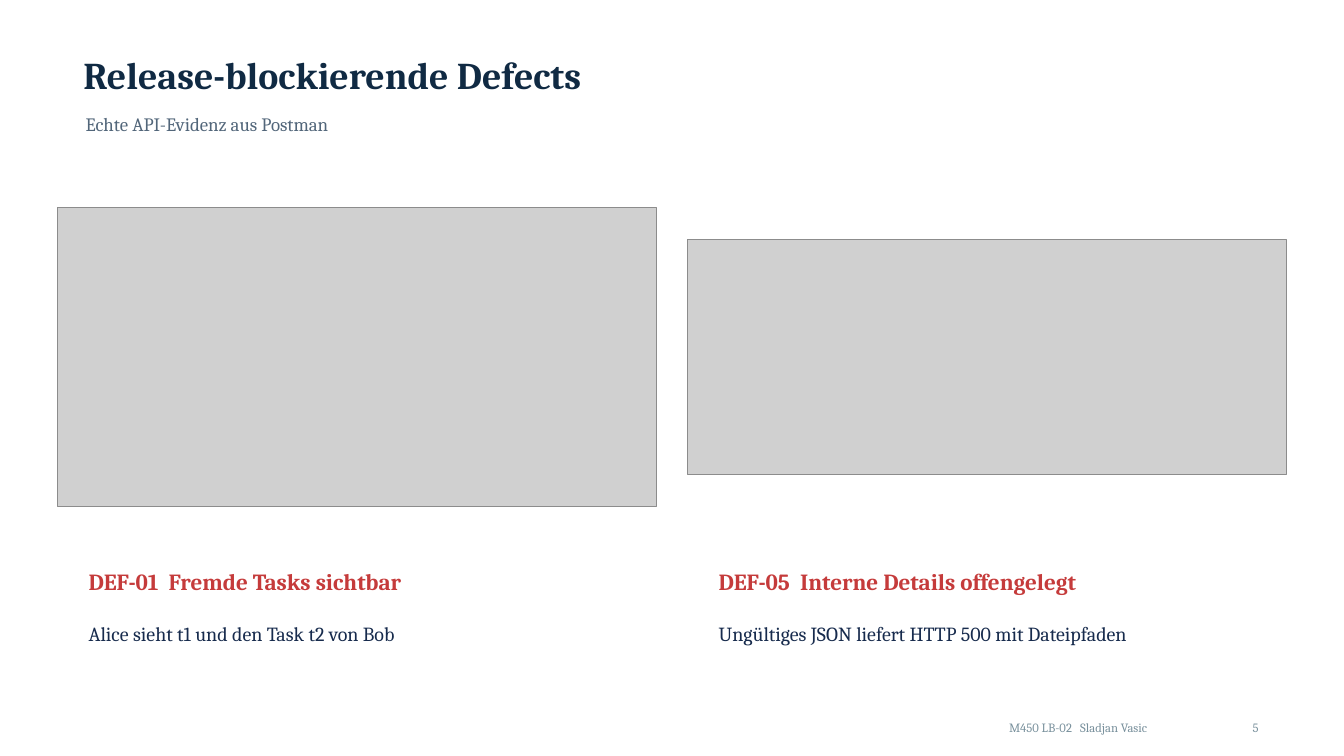
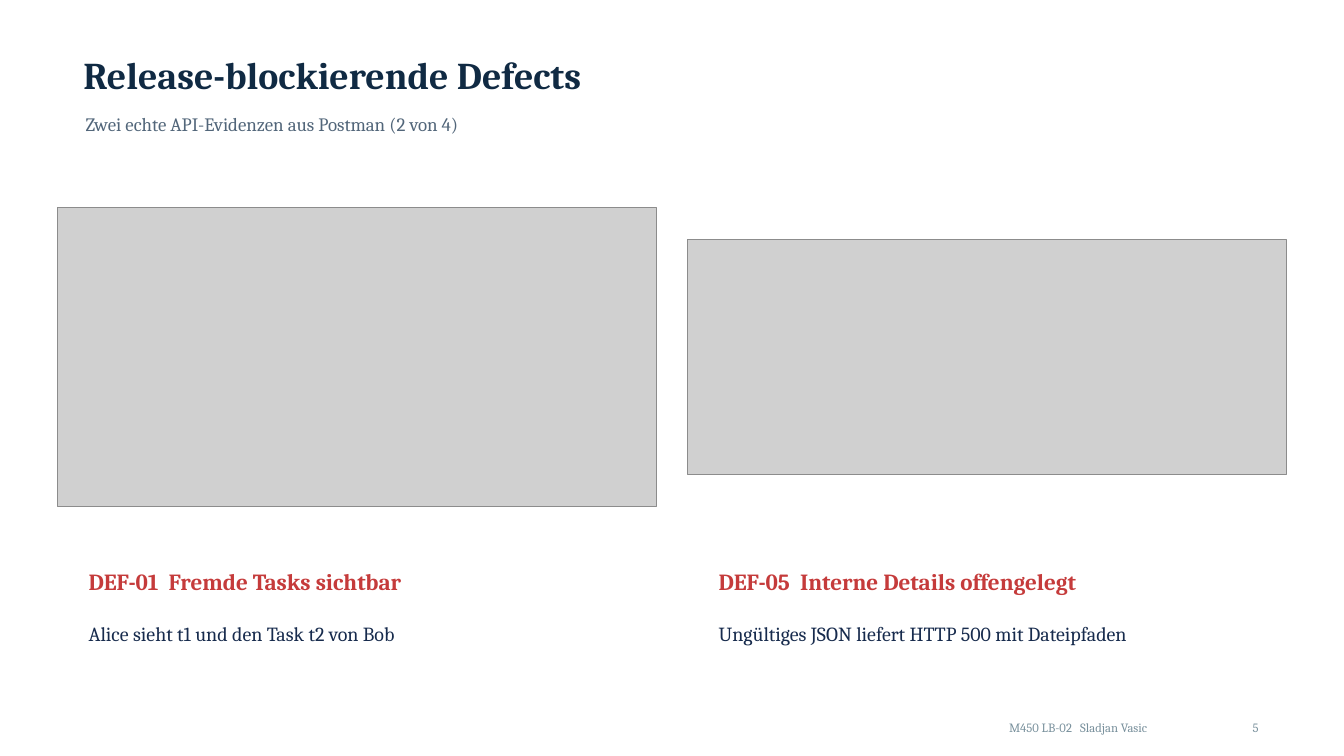
Before and after one commit to Sla1992/M450, a slide deck: slide 5 of Praesentation.pptx. Drawn at 1344x756 pixels with LibreOffice and Linux fonts; fonts in the diff are those of the drawing; grey boxes stand for pictures. Boxes give left, top, right and bottom in pixels: in the first picture for what was removed or moved away, otherwise in the second. Text is boxed around its words. In the diff, an @@ line names an element or a change of style, - is before the commit and + after.

```diff
--- a/Praesentation.pptx
+++ b/Praesentation.pptx
@@ text at <box>86,118,458,134</box>: text changed @@
-Echte API-Evidenz aus Postman
+Zwei echte API-Evidenzen aus Postman (2 von 4)
```
Also in this commit, not shown: 4 other slides changed, 15 other files.
